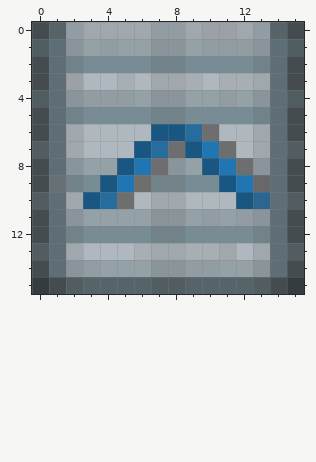
Two states of a pixel-art sprite, data/gfx/world-obj/basic-belt.png. The picture above was drawn from the file before the commit.
The file is 16x16 pixels. Colours within 5 levels of each other are drawn and written as one.
The result:
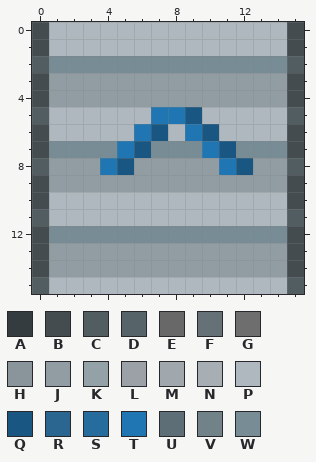
Palette (. is transparent): A #343c40  B #444c50  C #515d61  D #56646a  E #686868  F #657176  G #6e6e6e  H #89959a  J #919da2  K #94a2a8  L #9ba1a6  M #a0a7ad  N #a8afb4  P #afb8be  Q #195681  R #2a668f  S #266c9c  T #2076b2  U #5e6e76  V #718289  W #788c95
Message: belt intersection start
Difference:
Changed rows in their new state; - is an unchanged pixel.
first column x 0:
 0 -PPPPPPPPPPPPPP-
 1 BPPPPPPPPPPPPPPB
 2 CWW----WW----WWC
 3 -JJJJJJJJJJJJJJ-
 4 BJJ---JJJJJ-JJJB
 5 CPPPPPPTTQPPPPPC
 6 -PP---T-PTQ--PP-
 7 BWWWWT-WWW-QWWWB
 8 CJJJT-JJJJJ-QJJC
 9 -JJJJJJJJJJJJJJ-
10 BPPPPP-PP---PPPB
11 CPPPPPPPPPPPPPPC
12 -WW----WW----WW-
13 BJJJJJJJJJJJJJJB
14 -JJ-JJJJJ--JJJJ-
15 CPPPPPPPPPPPPPPC
